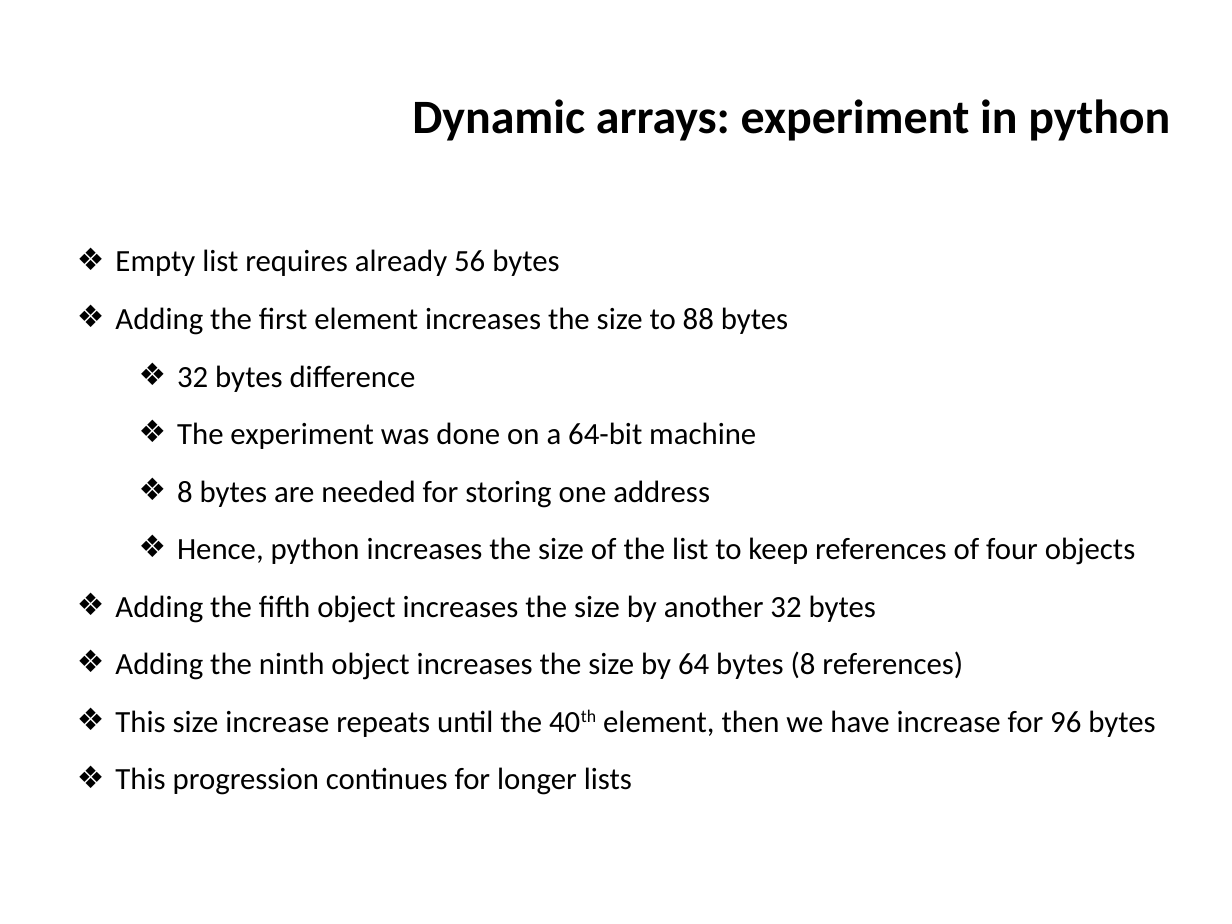
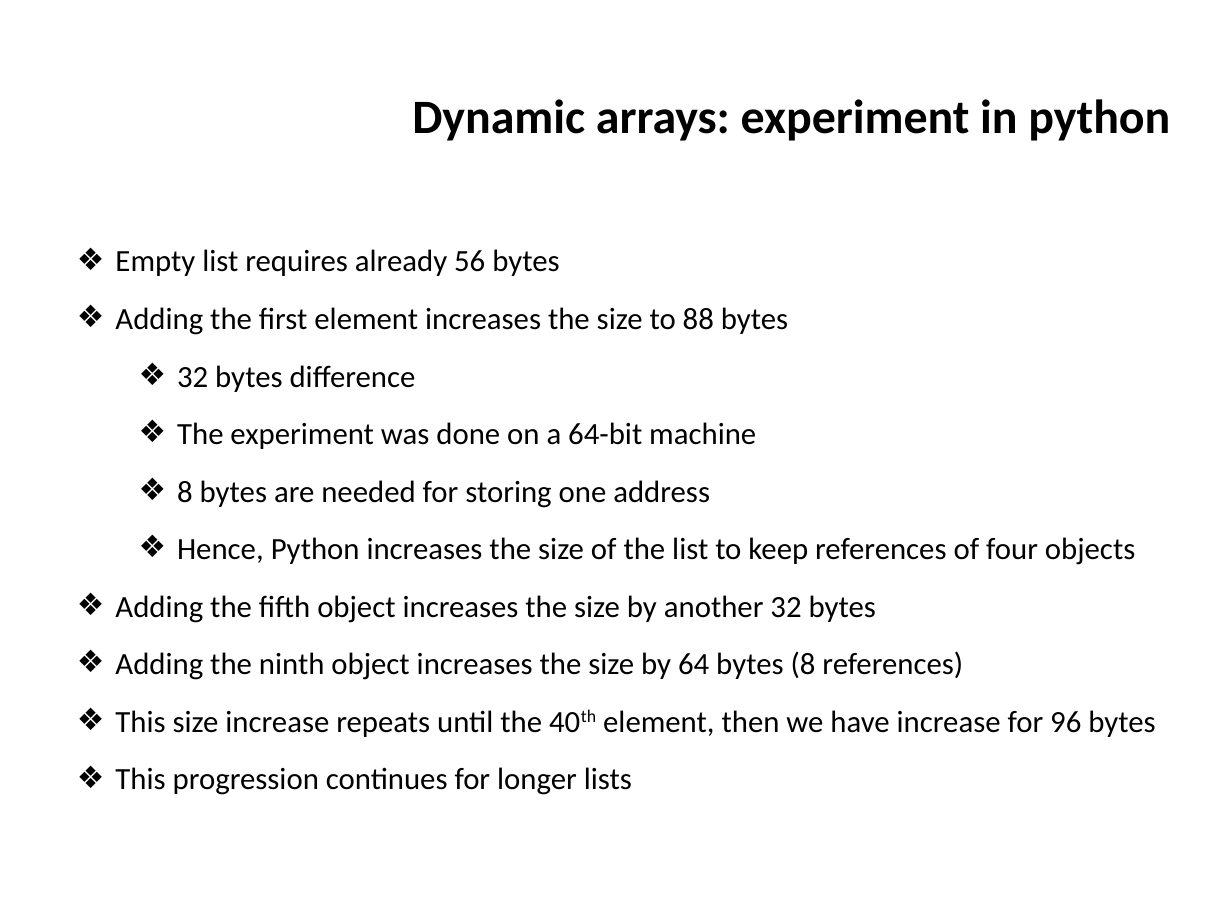
Before and after one commit to ifromm/dsa, a slide deck: slide 15 of slides/unit_3_elementary_ds.pptx. Drawn at 1232x924 pixels with LibreOffice and Linux fonts; fonts in the diff are those of the drawing; background and template pictures are left out. Boxes give left, top, right and bottom in pixels: in the first picture for what was removed or moved away, otherwise in the second. Text is boxed around its words. In the diff, an @@ line names an element or a change of style, - is before the commit and + after.

```diff
--- a/slides/unit_3_elementary_ds.pptx
+++ b/slides/unit_3_elementary_ds.pptx
@@ text at [177,537,1135,565]: text changed @@
-  ❖ Hence, python increases the size of the list to keep references of four objects
+  ❖ Hence, Python increases the size of the list to keep references of four objects
```
Also in this commit, not shown: 3 other slides changed, 5 other files.
